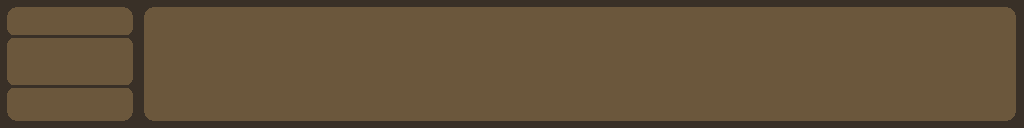
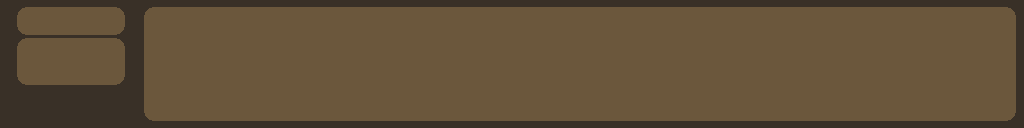
The second 1024×128 image is a revision of the first. Changes to its layers:
painted on "Background" over [7, 7, 133, 121]
